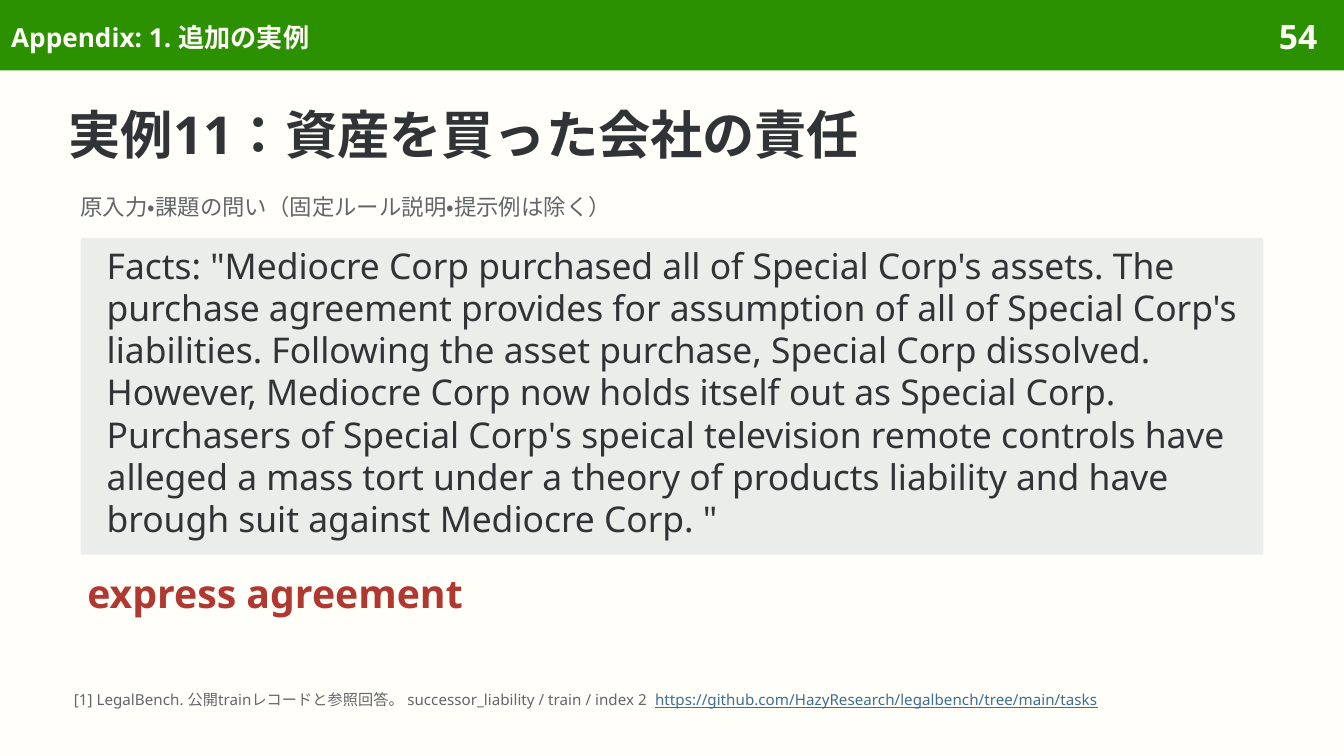
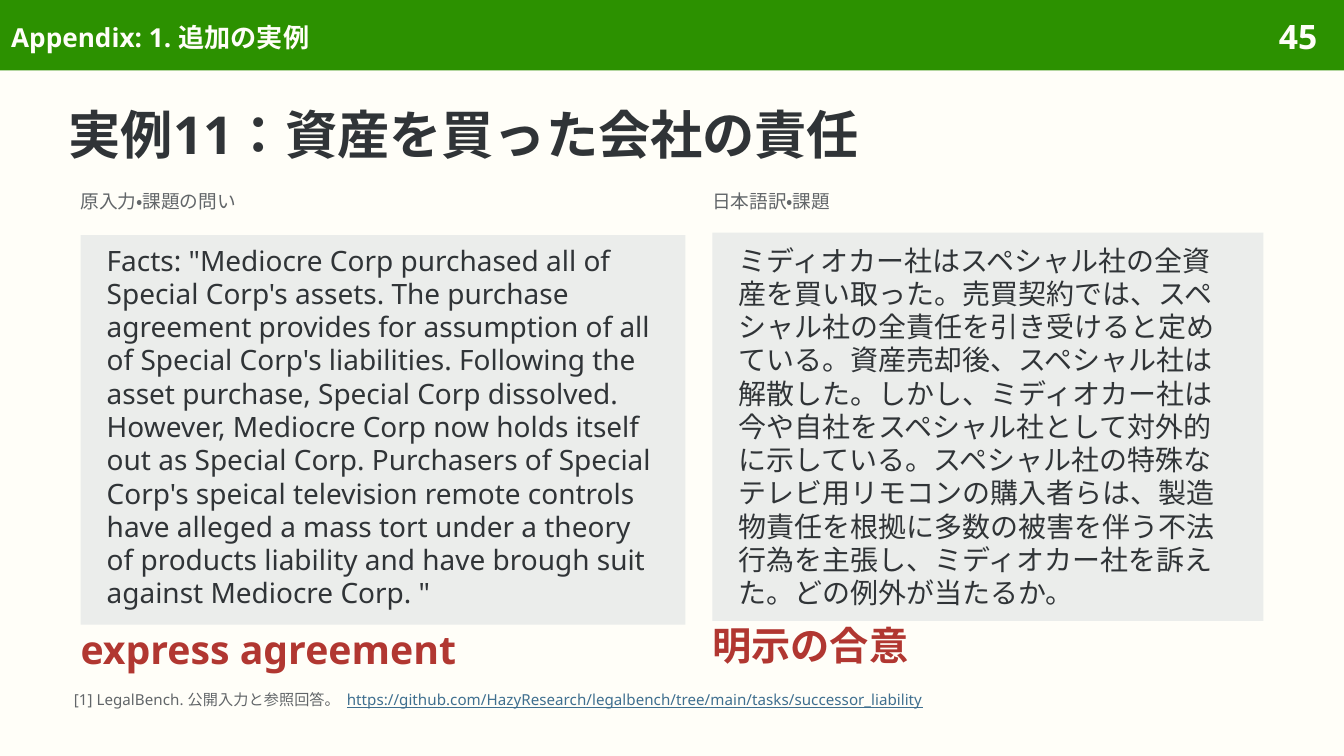
Before and after one commit to sasakiy84/datasets-in-10-minutes, a slide deck: slide 45 of slides/datasets-in-10-minutes-legalbench.pptx (slide 54 before the commit). Drawn at 1344x756 pixels with LibreOffice and Linux fonts; fonts in the diff are those of the drawing. Boxes give left, top, right and bottom in pixels: in the first picture for what was removed or moved away, otherwise in the second. Text is boxed around its words. In the diff, an @@ line names an element or a change of style, - is before the commit and + after.

Commit message:
Rebuild LegalBench slides around legal tasks and original evaluation

```diff
--- a/slides/datasets-in-10-minutes-legalbench.pptx
+++ b/slides/datasets-in-10-minutes-legalbench.pptx
@@ page number at (1279,25,1317,50): text changed @@
-54
+45
@@ text at (81,192,236,210): text changed; size 12 to 10 pt @@
-原入力・課題の問い（固定ルール説明・提示例は除く）
+原入力・課題の問い
@@ text added at (712,192,830,210), 10 pt, text #626669 @@
+日本語訳・課題
@@ rectangle "Facts: "Mediocre Corp purchased all ...": place and size @@
-rectangle "Facts: "Mediocre Corp purchased all ..." at (81,238,1263,555)
+rectangle "Facts: "Mediocre Corp purchased all ..." at (81,235,685,625)
@@ rectangle "Facts: "Mediocre Corp purchased all ..." at (81,235,685,625): size 19 to 15 pt; line spacing 22.6pt to 17.8pt @@
@@ rectangle added at (712,233,1263,621), fill #EBEDEB, 15 pt, text #303437 @@
+ミディオカー社はスペシャル社の全資産を買い取った。売買契約では、スペシャル社の全責任を引き受けると定めている。資産売却後、スペシャル社は解散した。しかし、ミディオカー社は今や自社をスペシャル社として対外的に示している。スペシャル社の特殊なテレビ用リモコンの購入者らは、製造物責任を根拠に多数の被害を伴う不法行為を主張し、ミディオカー社を訴えた。どの例外が当たるか。
@@ text "express agreement": place and size @@
-text "express agreement" at (87,582,462,618)
+text "express agreement" at (81,638,456,674)
@@ text "express agreement" at (81,638,456,674): line spacing 23.5pt to 24.4pt @@
@@ text added at (712,626,908,664), 21 pt, text #B13731, bold @@
+明示の合意
@@ text at (74,692,922,709): text changed; text colour #626669 to #3F6F8F @@
-[1] LegalBench. 公開trainレコードと参照回答。 successor_liability / train / index 2 https://github.com/HazyResearch/legalbench/tree/main/tasks
+[1] LegalBench. 公開入力と参照回答。 https://github.com/HazyResearch/legalbench/tree/main/tasks/successor_liability
```
Also in this commit, not shown: 48 other slides changed, 30 slides removed, 43 other files.
